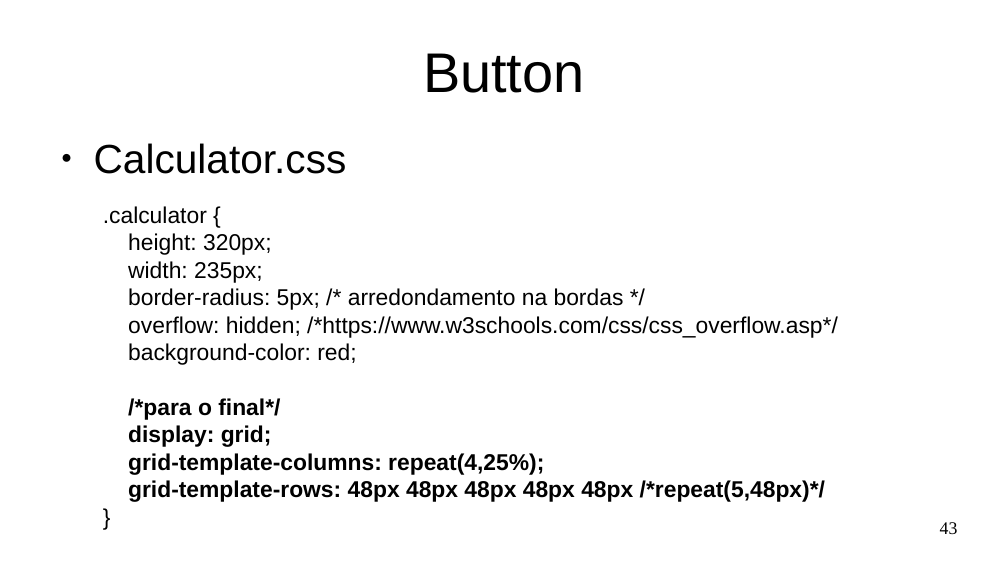
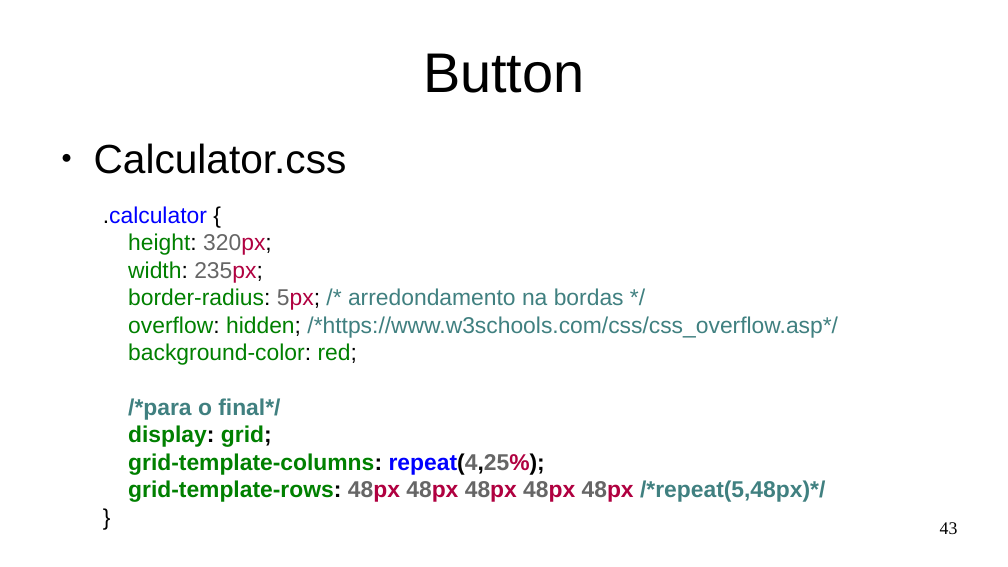
Before and after one commit to Marques-Dev/WEB_2020-1, a slide deck: slide 43 of SLIDES/aula02.odp. Drawn at 1008x567 pixels with LibreOffice and Linux fonts; fonts in the diff are those of the drawing. Boxes give left, top, right and bottom in pixels: in the first picture for what was removed or moved away, otherwise in the second. Text is boxed around its words. In the diff, an @@ line names an element or a change of style, - is before the commit and + after.

```diff
--- a/SLIDES/aula02.odp
+++ b/SLIDES/aula02.odp
@@ text at <box>103,206,838,502</box>: text colour #000000 to #0000FF in ".calculator", "repeat(4,25%);"; text colour #000000 to #008000 in "height:", "width:", "border-radius:", "overflow: hidden;" and 4 more places; text colour #000000 to #666666, text colour #000000 to #B00040 in "320px;", "235px;", "5px;", "repeat(4,25%);" and 1 more places; text colour #000000 to #408080 in "/* arredondamento na bordas */", "/*https://www.w3schools.com/css/css_overflow.asp*/", "/*para o final*/", "/*repeat(5,48px)*/" @@
```
Also in this commit, not shown: 6 other slides changed, 1 other file.
